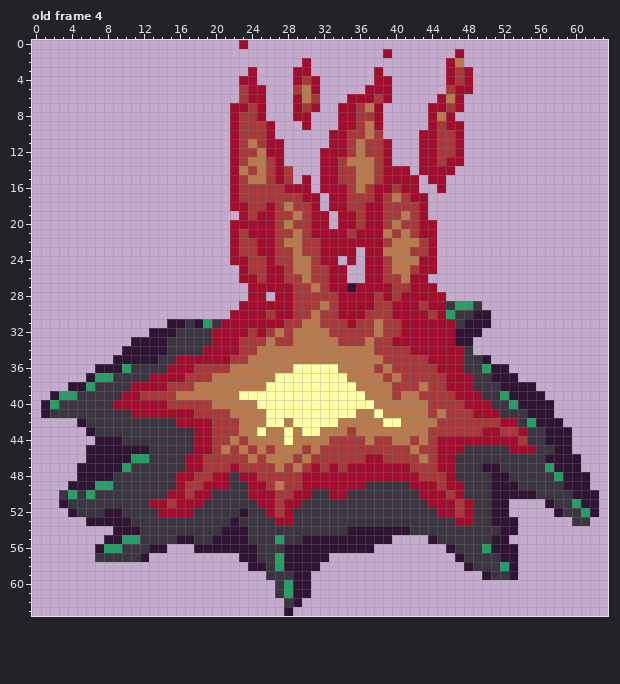
File history of a pixel-art file, Aseprite files/v1/v1 heartfire.aseprite. That is the earlier state.
64x64 pixels, 4 frames. Shown: old frame 4.
The result:
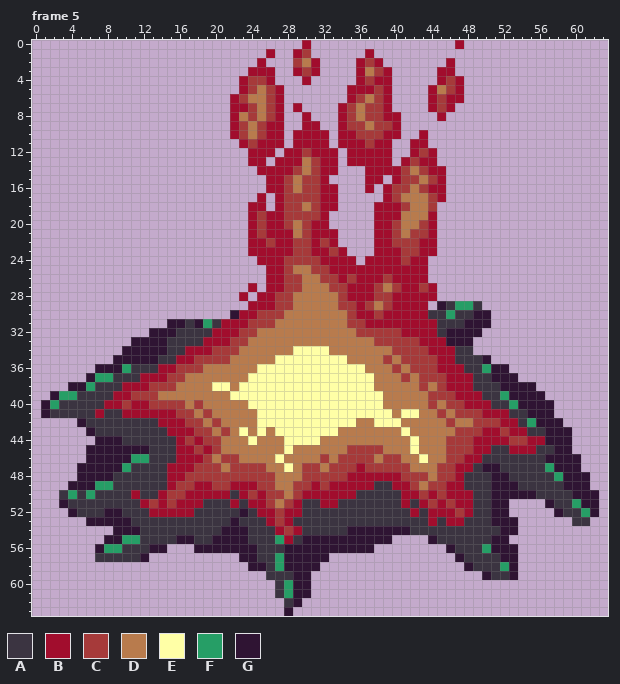
Palette (. is transparent): A #3b3441  B #a10d2d  C #a63a3a  D #b87b4d  E #ffffa6  F #269e66  G #2f1433
A new or re-ordered frame is compared with the old frame closest to it.
From the commit log: heartfire frame 5 lookin pretty cool honestly
The edit:
frames 4 -> 5
Changed rows in their new state; - is an unchanged pixel.
Frame 5 is new; against old frame 4, layer "Layer 2 Copy Copy":
first column x 7:
 0 ----------------.------B----------------B---------
 1 -------------------B--BC------B-.-------.---------
 2 ------------------B---CDB----BCB--------.---------
 3 ------------------BB---CB----BDCB-----B-..--------
 4 -----------------CCB--.B.----BC-------BCB.--------
 5 ----------------BCDCB-...---BB-C-----BD--.--------
 6 ---------------B-DDCB-...----CD------BCB----------
 7 ------------------DCB--..---CDCCB-----CB.---------
 8 ----------------D-DCB-.-----CD-CBB---.B.----------
 9 -----------------D--B---B---C--CCB---....---------
10 -----------------D--B-BBBB.-B-C-BB---....---------
11 ---------------.BCB---BBBB.-BB-B---B-....---------
12 ---------------..BB-.BBCB--.BBBB---BC-...---------
13 ---------------..BB.-BBDC--.BBBB--BC--...---------
14 ---------------...BB-BCDC--...BB--CDC--.----------
15 ---------------....B--DCC-....BB.-CCDC------------
16 ---------------....BBCDCC--...B.--CDCB------------
17 ---------------...B.B--CCB-.....BCDDDCB-----------
18 ---------------..BB.BC-DCB-....-BB-DDC------------
19 ----------------.BC-B-C-C--....-BB-DDB------------
20 ---------------..-C-BCD----....-BCDDC-------------
21 ---------------..-C-BB-----....-B---C-------------
22 ---------------..B-CBBC-BC-....-BCCCB-------------
23 ---------------..B--BBC-B-C-.-.-BBC-B-------------
24 ---------------...B-B-CC---B----BBCB-.------------
25 ----------------...---------BB--BBBB-.------------
26 ----------------...-----D-C-CB---BB---------------
27 ------------------.--C-D-DCCB--CD-B-C-------------
28 ----------------B.-BCCDDDDDC----CB----.-----------
29 ----------------.---CCDDD-DCC-CD----B.G-----------
30 ---------------G--C-CDDD-DDDC-B-B----AA-----------
31 -----------------CCCDDD--DDDC-BBBB----AA----------
32 ----------------C-DD-D----DDD--C------AG----------
33 ------------B--C-DD-DD-----DDD---CCC---G----------
34 ----------BB-CCCDD----EEEE-----DD--CC---A---------
35 -----------CCCCDD---EEEEEEEE-----D---C--A---------
36 -------B-CC-DDD---EEEE-----EEE-D--D---------------
37 -----B--CCDDD----EEE--------EEE-D--D--------------
38 ---B--CC-DD--EE-EEE----------EE--DDDCD------------
39 --B-C--DD------E--------------EE-D--D-------------
40 -B-C--CC--D-D----E-------------E------D-----------
41 B--B-----CCD-DD---E----------EE-E-EE-DCD--C--B----
42 -------BB-CCD-DD--E--E-----EE--E------D-DD--------
43 --------BBBCCD-DE---E-E--EE-D-----E--DDD------B---
44 ---------BC-C-D-DE----EEE-DDDD-DD--E-DDCCC----C-BB
45 ---------BBC---D-D-D-E-D-DDD----DDDEDDDCCCBB------
46 ---------B---D--D-D-E-D-D-D---CD--DDEDDCCBB-------
47 --------BB-C--DC---D-E--CDC-C-CCCCCDDDCCBB--------
48 --------B-C--CCCCC--DDDCCCCC------CC-D-CB---------
49 --------BC-B-CCBB-C--D-C-C----B--BBCDC------------
50 ----B--BCCB--BB-BC-C-DC-BB--B-----BBC-CB-B--------
51 -----BC--------B-B-CDC---BB-------B-BC-CB---------
52 ------B-----------B---B------------B-B------------
53 -------------------BC----------------B-B-A--------
54 --------------------BCB---------------------------
55 ---------------------B----------------------------
